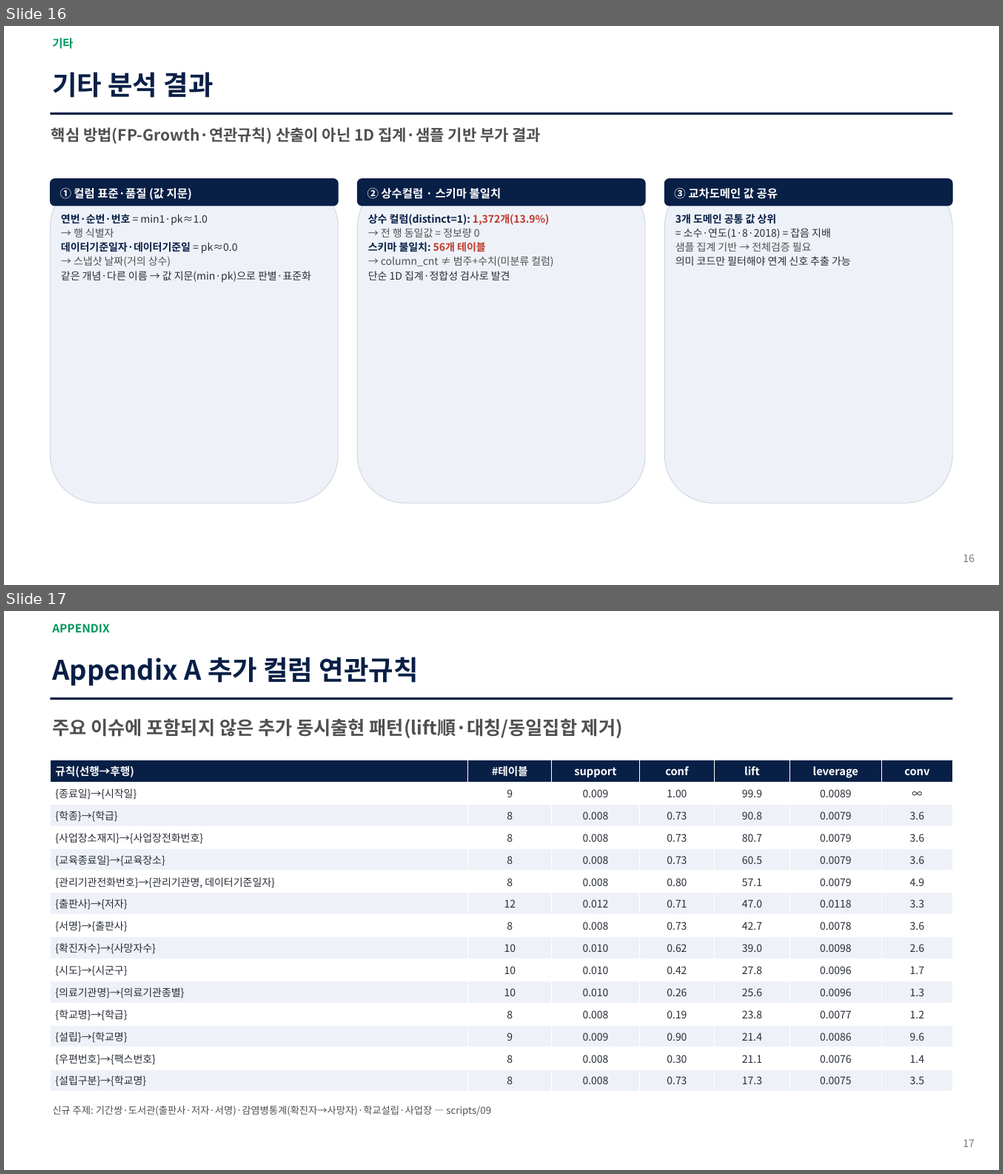
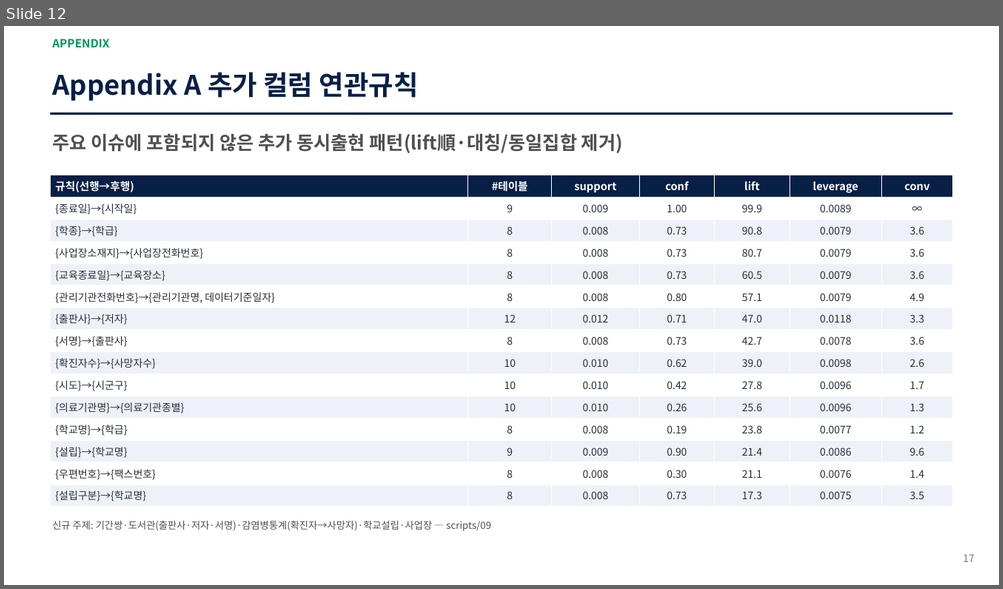
Before and after one commit to yimju/DataIntelligence-project, a slide deck: report/데이터지도_분석보고서_V17.pptx. Shown one above the other, each under a label of ours: slides 16 and 17 before the commit, slide 12 after it. The pictures are 1003x1174 and 1003x589 pixels, drawn with LibreOffice and Linux fonts; fonts in the diff are those of the drawing. Boxes give left, top, right and bottom in pixels: in the first picture for what was removed or moved away, otherwise in the second. Text is boxed around its words. In the diff, an @@ line names an element or a change of style, - is before the commit and + after.

```diff
--- a/report/데이터지도_분석보고서_V17.pptx
+++ b/report/데이터지도_분석보고서_V17.pptx
@@ slide 16 removed at [4,26,999,585], background #FFFFFF @@
@@ text removed at [52,38,73,49] @@
-기타
@@ text removed at [52,72,213,98] @@
-기타 분석 결과
@@ rectangle removed at [51,113,952,115] @@
@@ text removed at [51,127,541,144] @@
-핵심 방법(FP-Growth·연관규칙) 산출이 아닌 1D 집계·샘플 기반 부가 결과
@@ rounded rectangle removed at [51,179,338,503] @@
@@ rounded rectangle removed at [51,179,338,206] @@
@@ rounded rectangle removed at [358,179,646,503] @@
@@ rounded rectangle removed at [358,179,646,206] @@
@@ rounded rectangle removed at [664,179,952,503] @@
@@ rounded rectangle removed at [664,179,952,206] @@
@@ text removed at [60,188,192,200] @@
-① 컬럼 표준·품질 (값 지문)
@@ text removed at [367,188,501,199] @@
-② 상수컬럼 · 스키마 불일치
@@ text removed at [674,188,777,199] @@
-③ 교차도메인 값 공유
@@ text removed at [61,214,311,282] @@
-연번·순번·번호 = min1·pk≈1.0
-→ 행 식별자
-데이터기준일자·데이터기준일 = pk≈0.0
-→ 스냅샷 날짜(거의 상수)
-같은 개념·다른 이름 → 값 지문(min·pk)으로 판별·표준화
@@ text removed at [368,214,553,281] @@
-상수 컬럼(distinct=1): 1,372개(13.9%)
-→ 전 행 동일값 = 정보량 0
-스키마 불일치: 56개 테이블
-→ column_cnt ≠ 범주+수치(미분류 컬럼)
-단순 1D 집계·정합성 검사로 발견
@@ text removed at [675,214,851,266] @@
-3개 도메인 공통 값 상위
-= 소수·연도(1·8·2018) = 잡음 지배
-샘플 집계 기반 → 전체검증 필요
-의미 코드만 필터해야 연계 신호 추출 가능
@@ text removed at [962,554,974,562] @@
-16
@@ what was slide 17 is now slide 12 @@
```
Also in this commit, not shown: 3 slides changed, 4 other slides removed, 21 other files.
